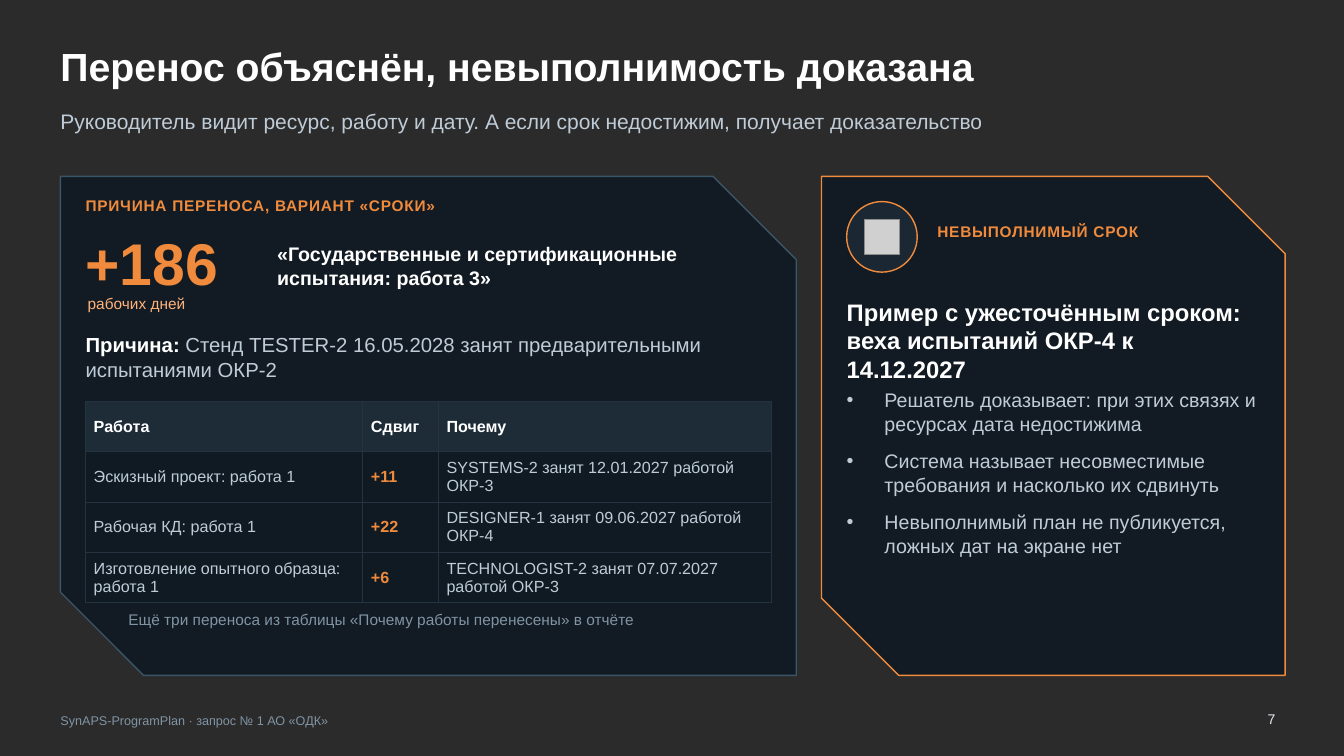
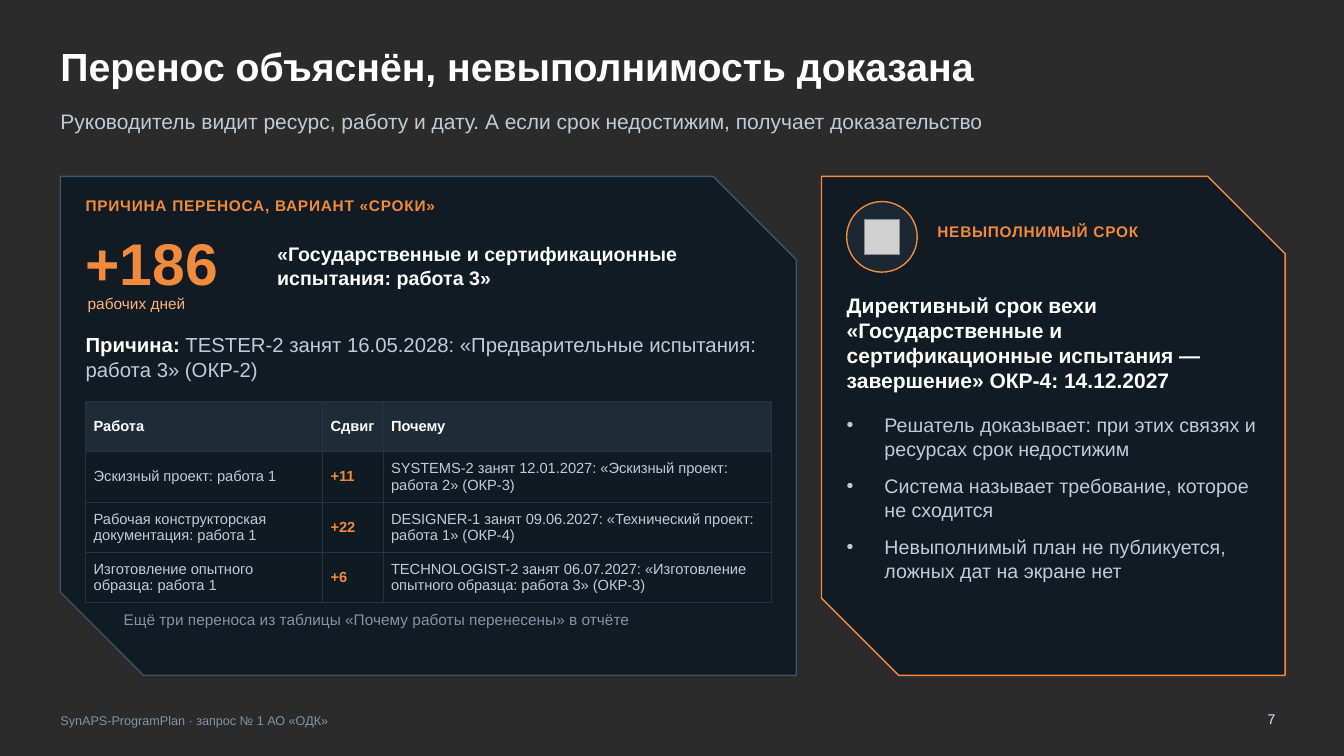
Before and after one commit to KonkovDV/SynAPS-ProgramPlan, a slide deck: slide 7 of SynAPS-ProgramPlan_ODK.pptx. Drawn at 1344x756 pixels with LibreOffice and Linux fonts; fonts in the diff are those of the drawing; grey boxes stand for pictures; background and template pictures are left out; a plain dark background stands for a picture behind light text. Boxes give left, top, right and bottom in pixels: in the first picture for what was removed or moved away, otherwise in the second. Text is boxed around its words. In the diff, an @@ line names an element or a change of style, - is before the commit and + after.

Commit message:
Обновить презентацию для ОДК в PDF и PowerPoint, чтобы со страницы проекта открывалась колода со сверёнными цифрами показа.

```diff
--- a/SynAPS-ProgramPlan_ODK.pptx
+++ b/SynAPS-ProgramPlan_ODK.pptx
@@ text at (x1=847, y1=297, x2=1174, y2=393): text changed; size 17 to 15 pt @@
-Пример с ужесточённым сроком: веха испытаний ОКР-4 к 14.12.2027
+Директивный срок вехи «Государственные и сертификационные испытания — завершение» ОКР-4: 14.12.2027
@@ text at (x1=86, y1=338, x2=756, y2=381): text changed @@
-Причина: Стенд TESTER-2 16.05.2028 занят предварительными испытаниями ОКР-2
+Причина: TESTER-2 занят 16.05.2028: «Предварительные испытания: работа 3» (ОКР-2)
@@ table at (x1=86, y1=401, x2=771, y2=603) @@
-row 2, column 3: SYSTEMS-2 занят 12.01.2027 работой ОКР-3
+row 2, column 3: SYSTEMS-2 занят 12.01.2027: «Эскизный проект: работа 2» (ОКР-3)
-row 3, column 1: Рабочая КД: работа 1
+row 3, column 1: Рабочая конструкторская документация: работа 1
-row 3, column 3: DESIGNER-1 занят 09.06.2027 работой ОКР-4
+row 3, column 3: DESIGNER-1 занят 09.06.2027: «Технический проект: работа 1» (ОКР-4)
-row 4, column 3: TECHNOLOGIST-2 занят 07.07.2027 работой ОКР-3
+row 4, column 3: TECHNOLOGIST-2 занят 06.07.2027: «Изготовление опытного образца: работа 3» (ОКР-3)
@@ size 11.5 to 10.5 pt in "Работа", "Сдвиг", "Почему", "Эскизный проект: работа 1" and 4 more places @@
@@ text "Решатель доказывает: при этих связях ..." moved from (x1=884, y1=393, x2=1256, y2=557) to (x1=884, y1=418, x2=1256, y2=582) @@
@@ text at (x1=884, y1=418, x2=1256, y2=521): text changed @@
-• Решатель доказывает: при этих связях и ресурсах дата недостижима
-• Система называет несовместимые требования и насколько их сдвинуть
+• Решатель доказывает: при этих связях и ресурсах срок недостижим
+• Система называет требование, которое не сходится
@@ text "Ещё три переноса из таблицы ..." moved from (x1=128, y1=614, x2=633, y2=628) to (x1=124, y1=614, x2=629, y2=628) @@
```
Also in this commit, not shown: 15 other slides changed, 1 other file.
